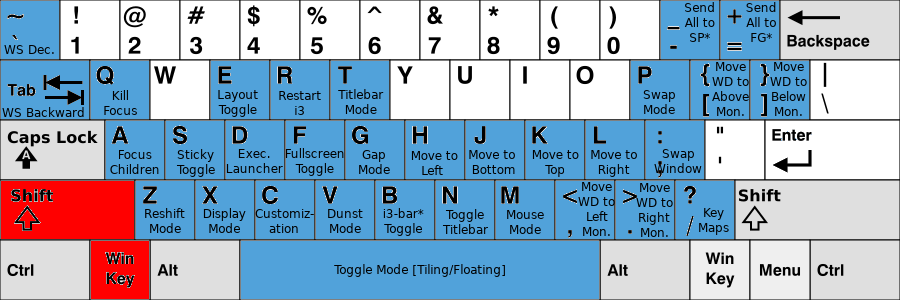
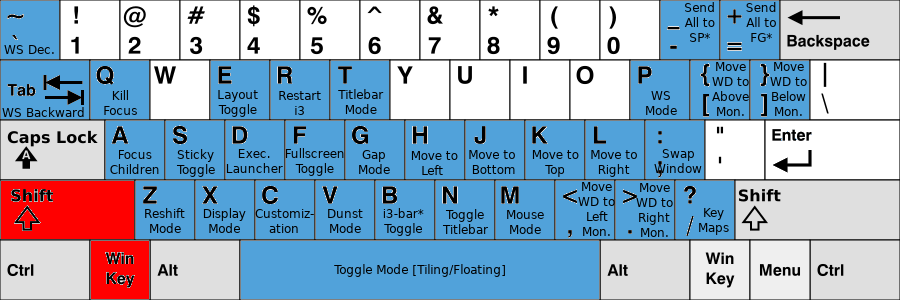
Layered file, before and after one edit (900×300). Changes by layer:
renamed "Swap Mode" to "WS ...", painted on it over [643, 90, 677, 115]
